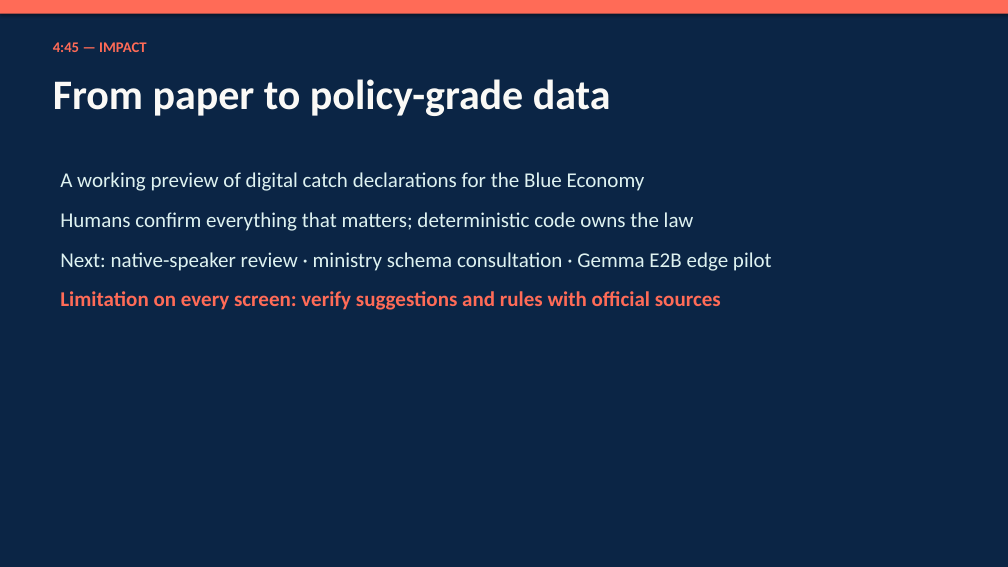
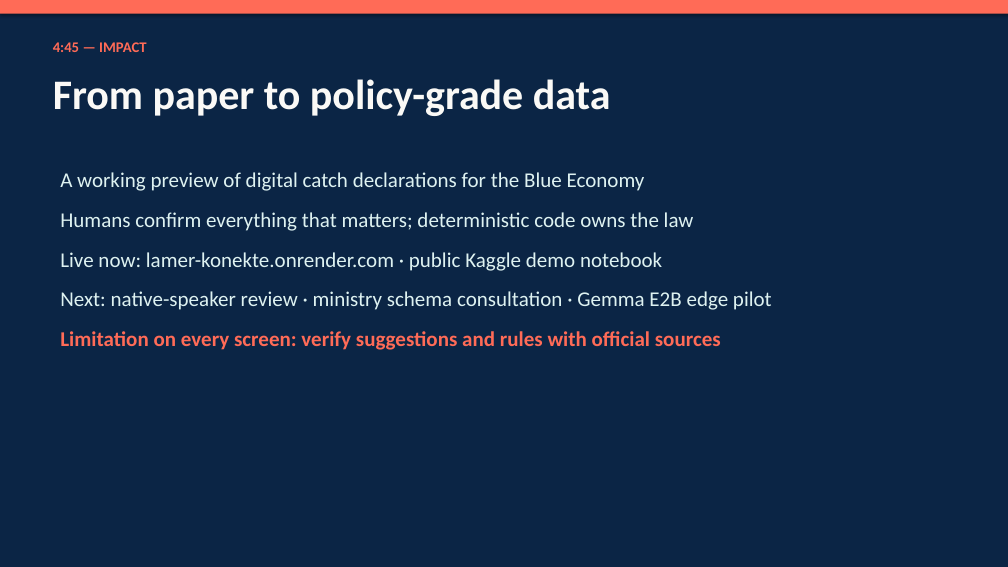
Before and after one commit to Sahil-singh11/HackathonMDX, a slide deck: slide 11 of presentation/Lamer_Konekte_5_Minute.pptx (slide 10 before the commit). Drawn at 1008x567 pixels with LibreOffice and Linux fonts; fonts in the diff are those of the drawing. Boxes give left, top, right and bottom in pixels: in the first picture for what was removed or moved away, otherwise in the second. Text is boxed around its words. In the diff, an @@ line names an element or a change of style, - is before the commit and + after.

```diff
--- a/presentation/Lamer_Konekte_5_Minute.pptx
+++ b/presentation/Lamer_Konekte_5_Minute.pptx
@@ text at (x1=60, y1=252, x2=662, y2=271): paragraph added @@
+Live now: lamer-konekte.onrender.com · public Kaggle demo notebook
```
Also in this commit, not shown: 3 other slides changed, 1 slide added, 5 other files.
